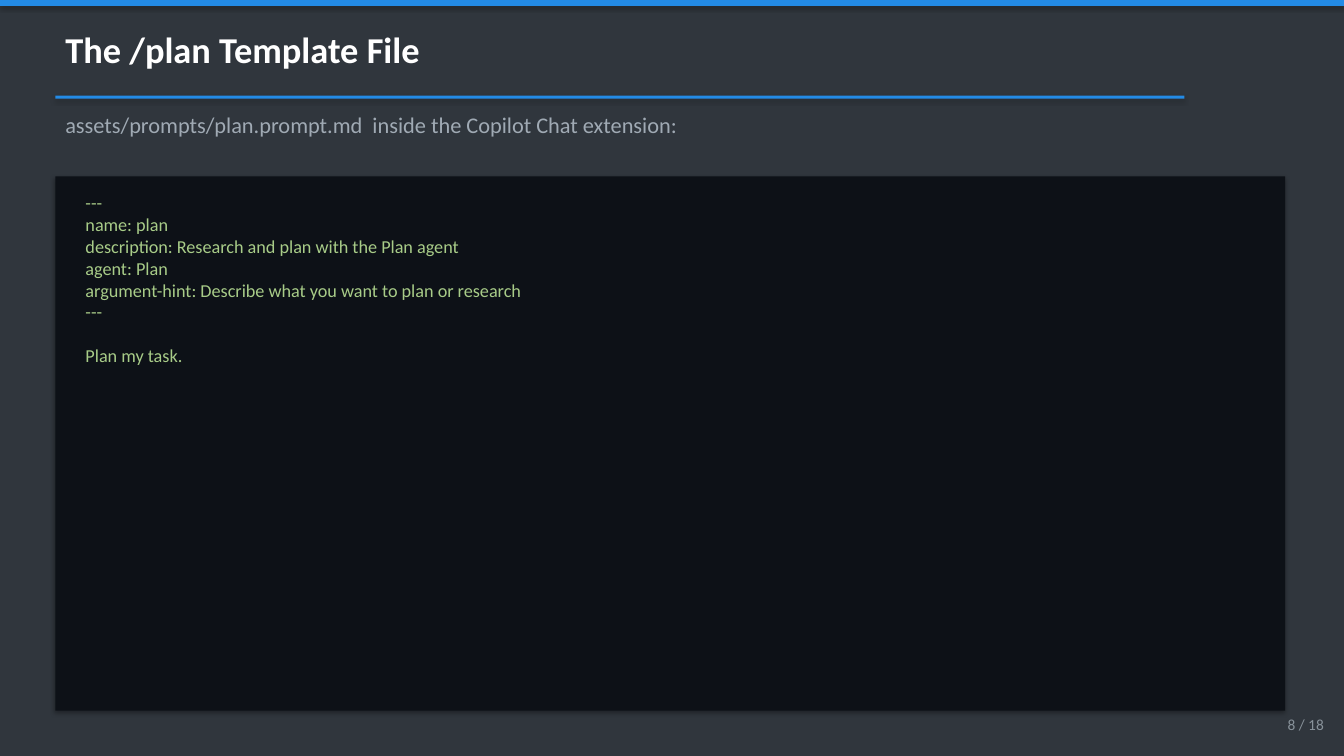
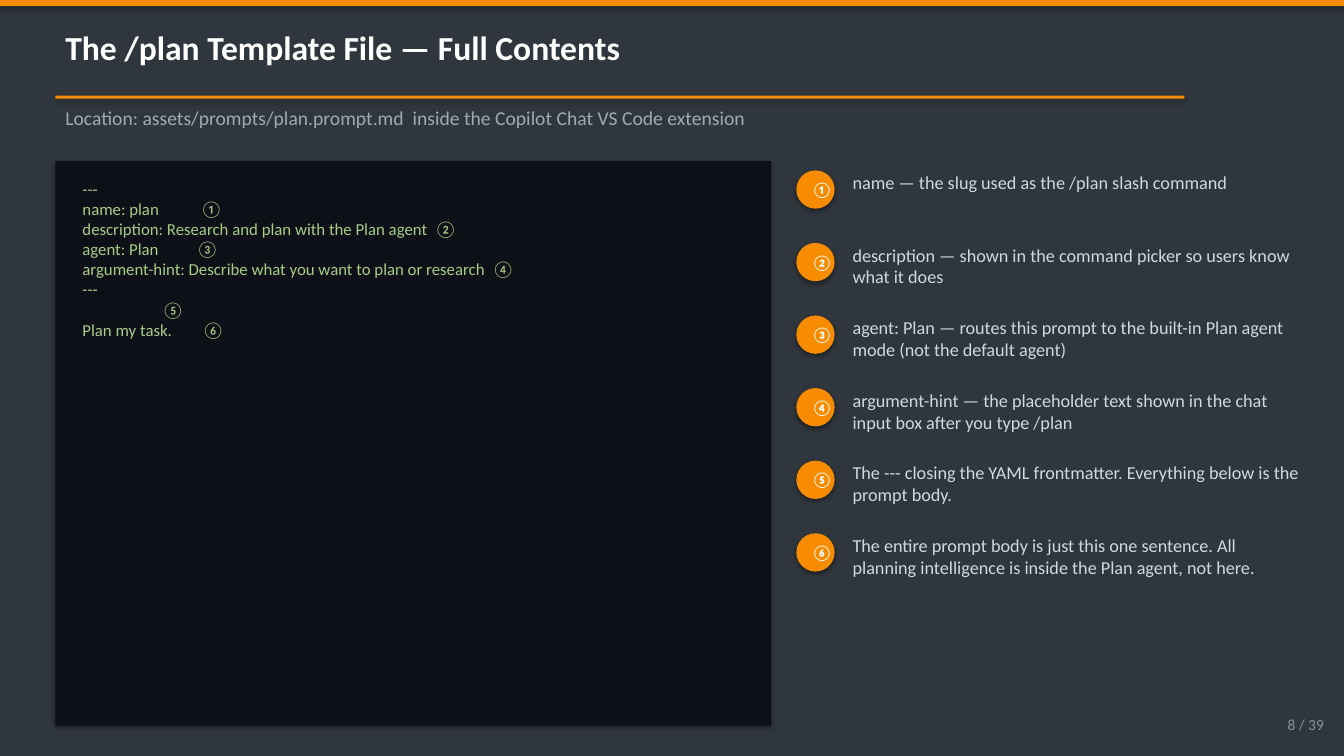
Before and after one commit to cyberkoolman/ghcp-poc-auth, a slide deck: slide 8 of docs/ghcp-getting-started.pptx. Drawn at 1344x756 pixels with LibreOffice and Linux fonts; fonts in the diff are those of the drawing. Boxes give left, top, right and bottom in pixels: in the first picture for what was removed or moved away, otherwise in the second. Text is boxed around its words. In the diff, an @@ line names an element or a change of style, - is before the commit and + after.

```diff
--- a/docs/ghcp-getting-started.pptx
+++ b/docs/ghcp-getting-started.pptx
@@ rectangle at box(0, 0, 1344, 6): fill #238BE6 to #F78C00 @@
@@ text at box(65, 36, 619, 66): text changed; size 26 to 24 pt @@
-The /plan Template File
+The /plan Template File — Full Contents
@@ rectangle at box(55, 96, 1185, 99): fill #238BE6 to #F78C00 @@
@@ text at box(65, 111, 744, 128): text changed; size 16 to 14 pt @@
-assets/prompts/plan.prompt.md inside the Copilot Chat extension:
+Location: assets/prompts/plan.prompt.md inside the Copilot Chat VS Code extension
@@ rectangle: place and size @@
-rectangle at box(55, 176, 1286, 711)
+rectangle at box(55, 161, 771, 726)
@@ ellipse added at box(797, 170, 835, 209), fill #F78C00, 11 pt, text #FFFFFF, bold @@
+①
@@ text added at box(853, 176, 1227, 192), 13 pt, text #D0D8E4 @@
+name — the slug used as the /plan slash command
@@ text at box(82, 201, 514, 339): text changed; size 13 to 12 pt @@
----
-name: plan
-description: Research and plan with the Plan agent
-agent: Plan
-argument-hint: Describe what you want to plan or research
----
-Plan my task.
+---
+name: plan ①
+description: Research and plan with the Plan agent ②
+agent: Plan ③
+argument-hint: Describe what you want to plan or research ④
+---
+⑤
+Plan my task. ⑥
@@ ellipse added at box(797, 243, 835, 281), fill #F78C00, 11 pt, text #FFFFFF, bold @@
+②
@@ text added at box(853, 249, 1289, 283), 13 pt, text #D0D8E4 @@
+description — shown in the command picker so users know what it does
@@ ellipse added at box(797, 316, 835, 354), fill #F78C00, 11 pt, text #FFFFFF, bold @@
+③
@@ text added at box(853, 321, 1284, 359), 13 pt, text #D0D8E4 @@
+agent: Plan — routes this prompt to the built-in Plan agent mode (not the default agent)
@@ ellipse added at box(797, 388, 835, 426), fill #F78C00, 11 pt, text #FFFFFF, bold @@
+④
@@ text added at box(853, 394, 1268, 432), 13 pt, text #D0D8E4 @@
+argument-hint — the placeholder text shown in the chat input box after you type /plan
@@ ellipse added at box(797, 461, 835, 499), fill #F78C00, 11 pt, text #FFFFFF, bold @@
+⑤
@@ text added at box(853, 466, 1299, 504), 13 pt, text #D0D8E4 @@
+The --- closing the YAML frontmatter. Everything below is the prompt body.
@@ ellipse added at box(797, 533, 835, 572), fill #F78C00, 11 pt, text #FFFFFF, bold @@
+⑥
@@ text added at box(853, 539, 1254, 577), 13 pt, text #D0D8E4 @@
+The entire prompt body is just this one sentence. All planning intelligence is inside the Plan agent, not here.
@@ text at box(1288, 719, 1324, 730): text changed @@
-8 / 18
+8 / 39
```
Also in this commit, not shown: 13 other slides changed, 20 slides added, 1 other file.
